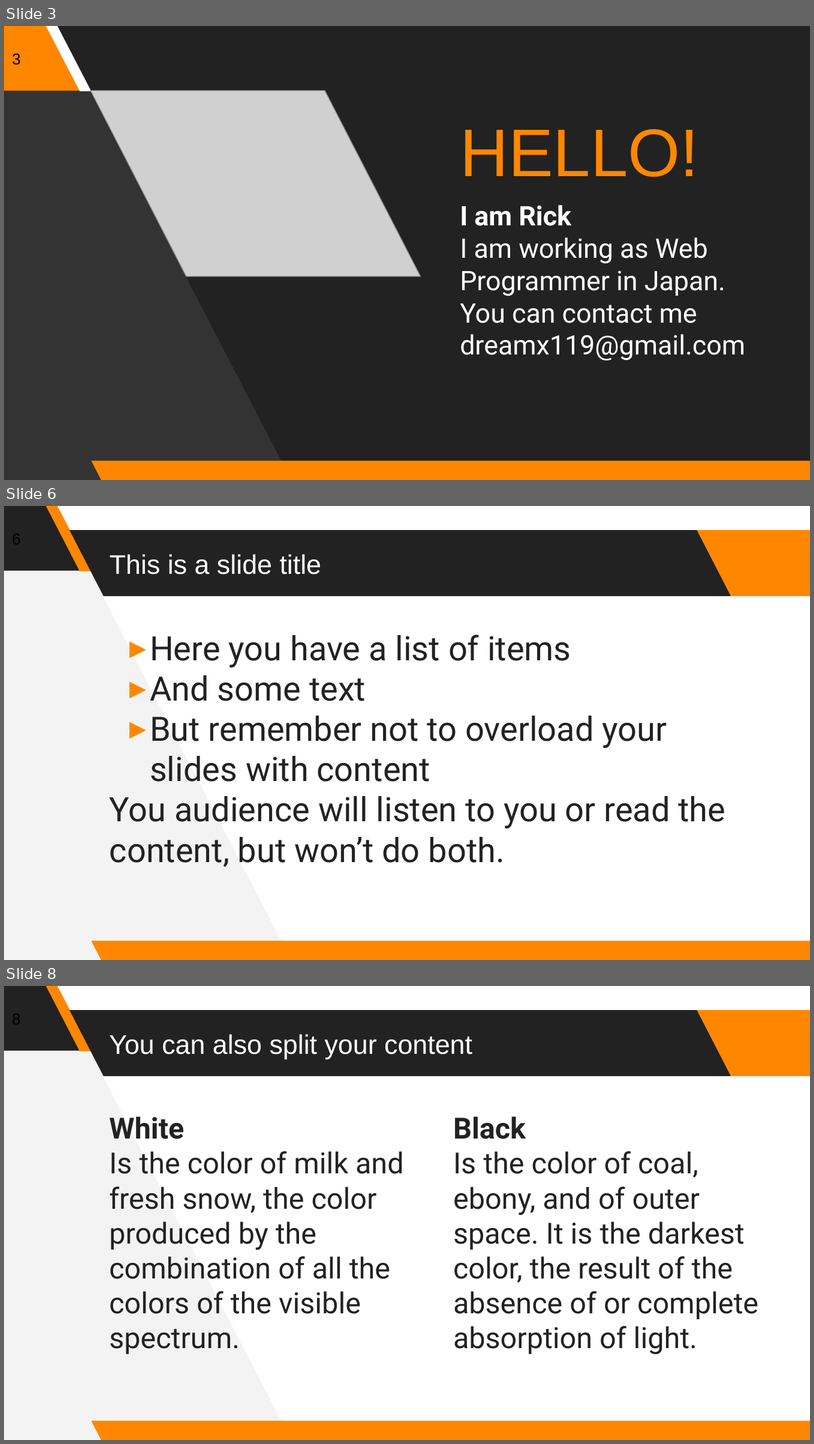
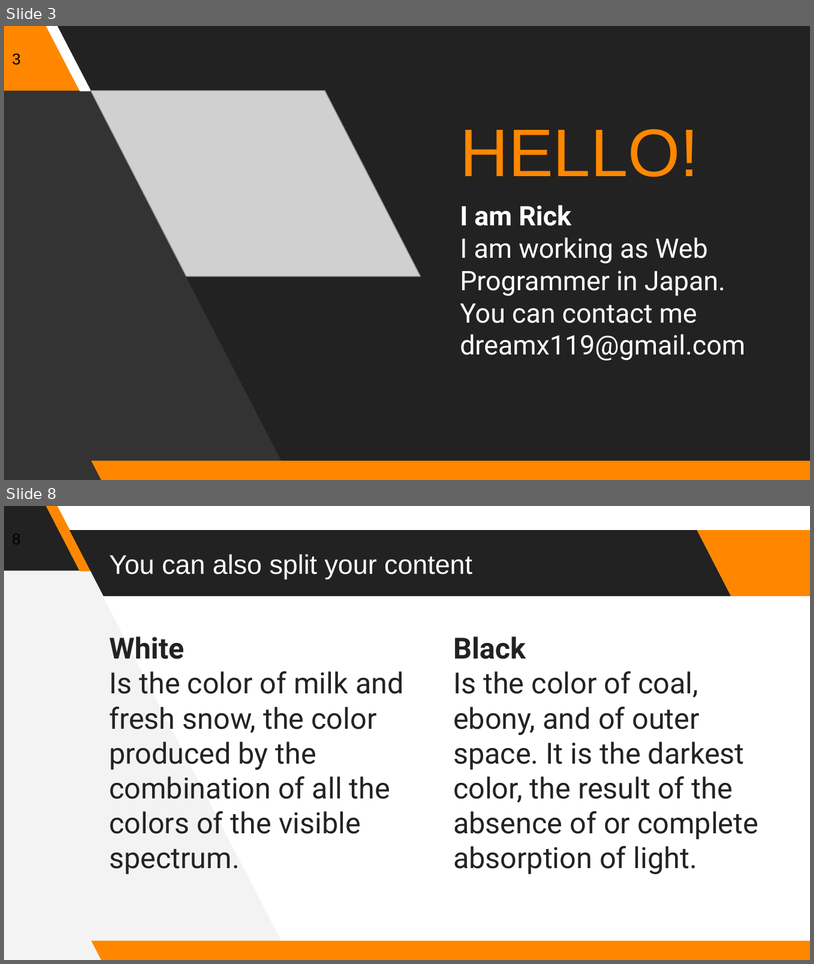
Before and after one commit to Rick00Kim/Kururu_Documents, a slide deck: Waxing_Ver_02_Documents/01_Index/Waxing_Ver_02_Index.pptx. Shown one above the other, each under a label of ours: slides 3, 6 and 8 before the commit, slides 3 and 8 after it; the slides between them are not shown. The pictures are 814x1444 and 814x964 pixels, drawn with LibreOffice and Linux fonts; fonts in the diff are those of the drawing; grey boxes stand for pictures. Boxes give left, top, right and bottom in pixels: in the first picture for what was removed or moved away, otherwise in the second. Text is boxed around its words. In the diff, an @@ line names an element or a change of style, - is before the commit and + after.

```diff
--- a/Waxing_Ver_02_Documents/01_Index/Waxing_Ver_02_Index.pptx
+++ b/Waxing_Ver_02_Documents/01_Index/Waxing_Ver_02_Index.pptx
@@ slide 6 removed at (4, 506, 810, 960), background #FFFFFF; not listed: 6 template elements that a slide beside it also shows @@
@@ title removed at (110, 554, 322, 574) @@
-This is a slide title
@@ text removed at (110, 634, 726, 867) @@
-▸ Here you have a list of items
-▸ And some text
-▸ But remember not to overload your slides with content
-You audience will listen to you or read the content, but won’t do both.
```
Also in this commit, not shown: 3 slides added, 2 other slides removed, 22 other files.
